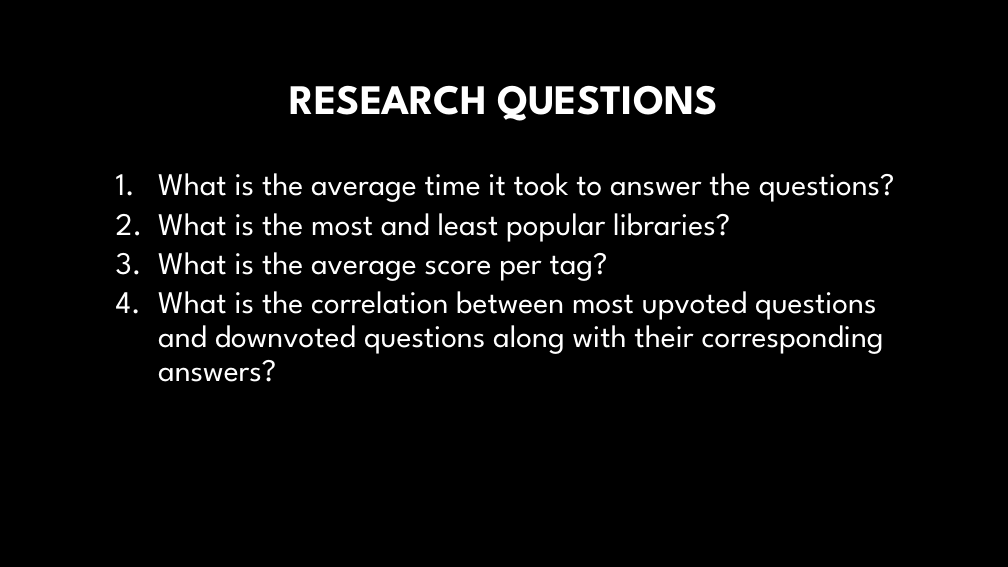
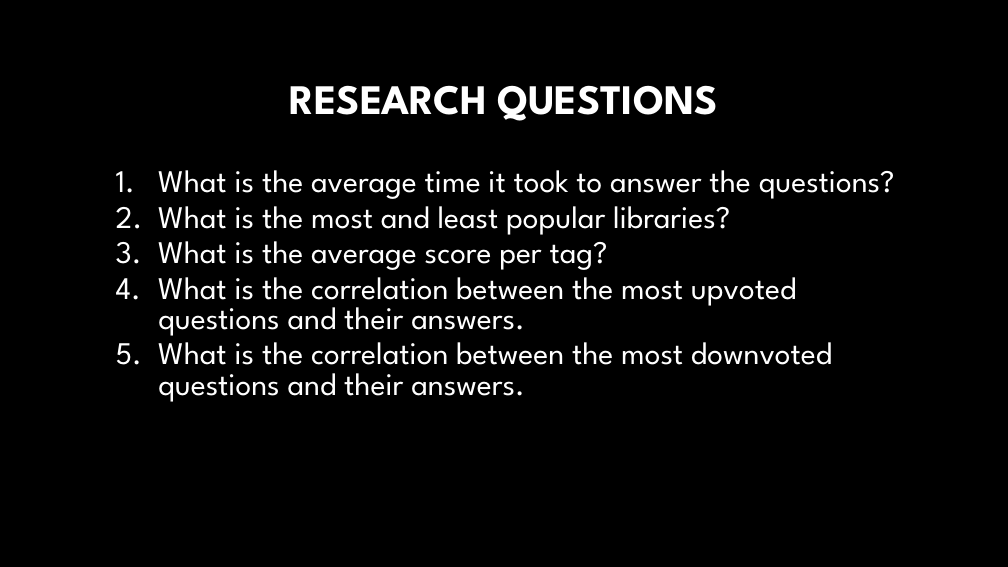
Before and after one commit to fosshie/tnn, a slide deck: slide 3 of PPAnalysis.pptx. Drawn at 1008x567 pixels with LibreOffice and Linux fonts; fonts in the diff are those of the drawing; background and template pictures are left out. Boxes give left, top, right and bottom in pixels: in the first picture for what was removed or moved away, otherwise in the second. Text is boxed around its words. In the diff, an @@ line names an element or a change of style, - is before the commit and + after.

```diff
--- a/PPAnalysis.pptx
+++ b/PPAnalysis.pptx
@@ text at (158,170,895,270): line spacing 0.9 to 0.8 @@
@@ text at (158,267,832,402): text changed @@
-    4. What is the correlation between most upvoted questions and downvoted questions along with their corresponding answers?
+    4. What is the correlation between the most upvoted questions and their answers.
+    5. What is the correlation between the most downvoted questions and their answers.
```
Also in this commit, not shown: 2 other slides changed, 5 slides added, 7 slides removed, 2 other files.
